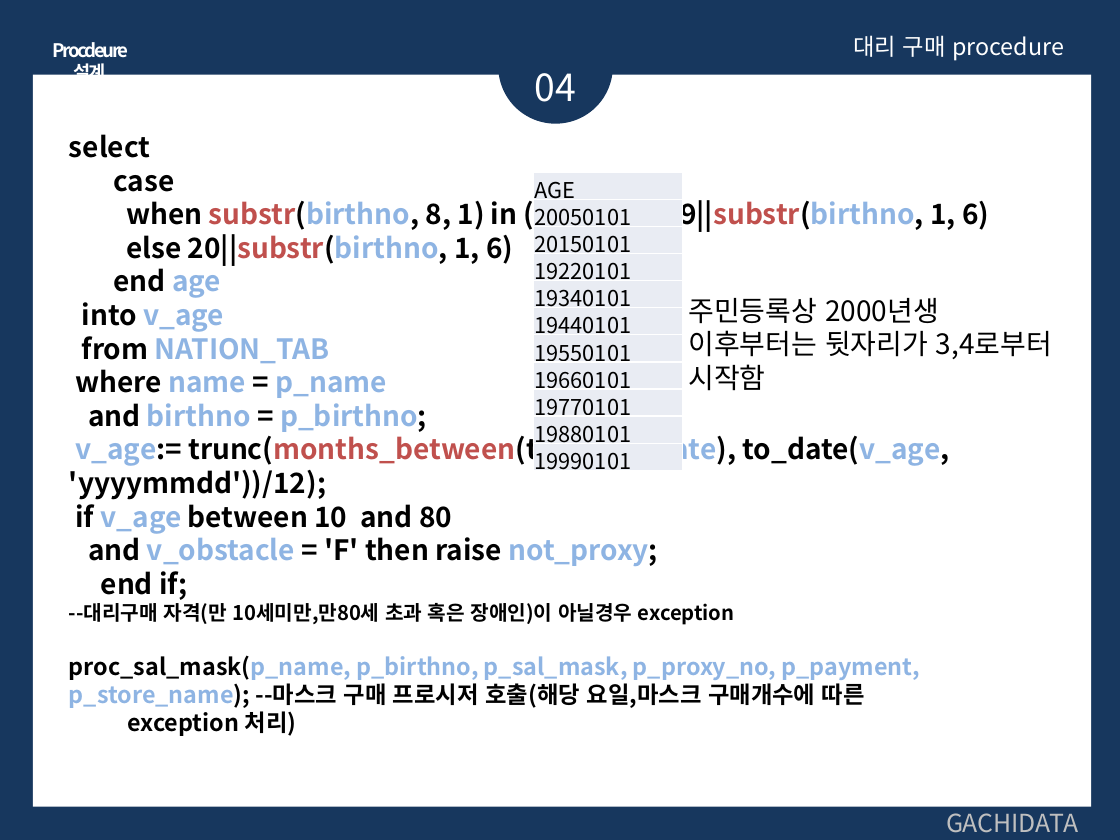
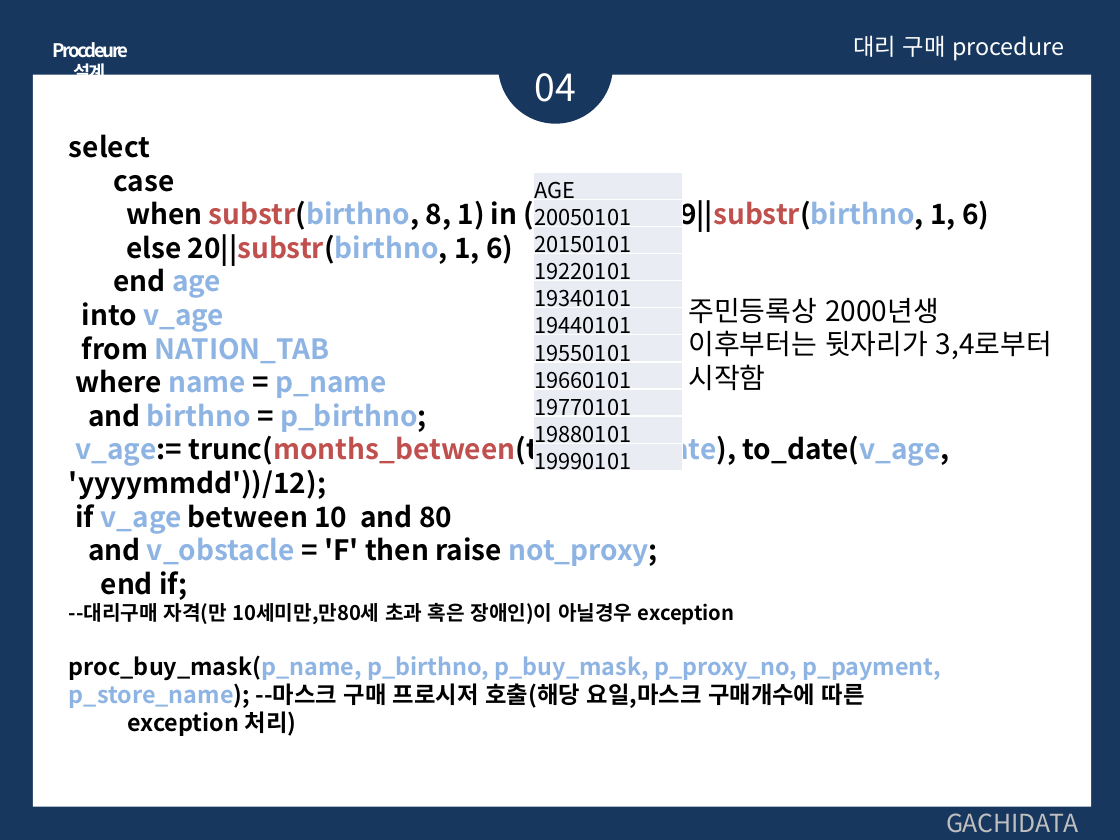
Before and after one commit to Monoreil/edu-sql, a slide deck: slide 22 of 11차SQL_hyeongmin.pptx. Drawn at 1120x840 pixels with LibreOffice and Linux fonts; fonts in the diff are those of the drawing. Boxes give left, top, right and bottom in pixels: in the first picture for what was removed or moved away, otherwise in the second. Text is boxed around its words. In the diff, an @@ line names an element or a change of style, - is before the commit and + after.

```diff
--- a/11차SQL_hyeongmin.pptx
+++ b/11차SQL_hyeongmin.pptx
@@ text at [69,655,941,736]: text changed @@
-proc_sal_mask(p_name, p_birthno, p_sal_mask, p_proxy_no, p_payment, p_store_name); --마스크 구매 프로시저 호출(해당 요일,마스크 구매개수에 따른 exception 처리)
+proc_buy_mask(p_name, p_birthno, p_buy_mask, p_proxy_no, p_payment, p_store_name); --마스크 구매 프로시저 호출(해당 요일,마스크 구매개수에 따른 exception 처리)
```
Also in this commit, not shown: 7 other slides changed.
